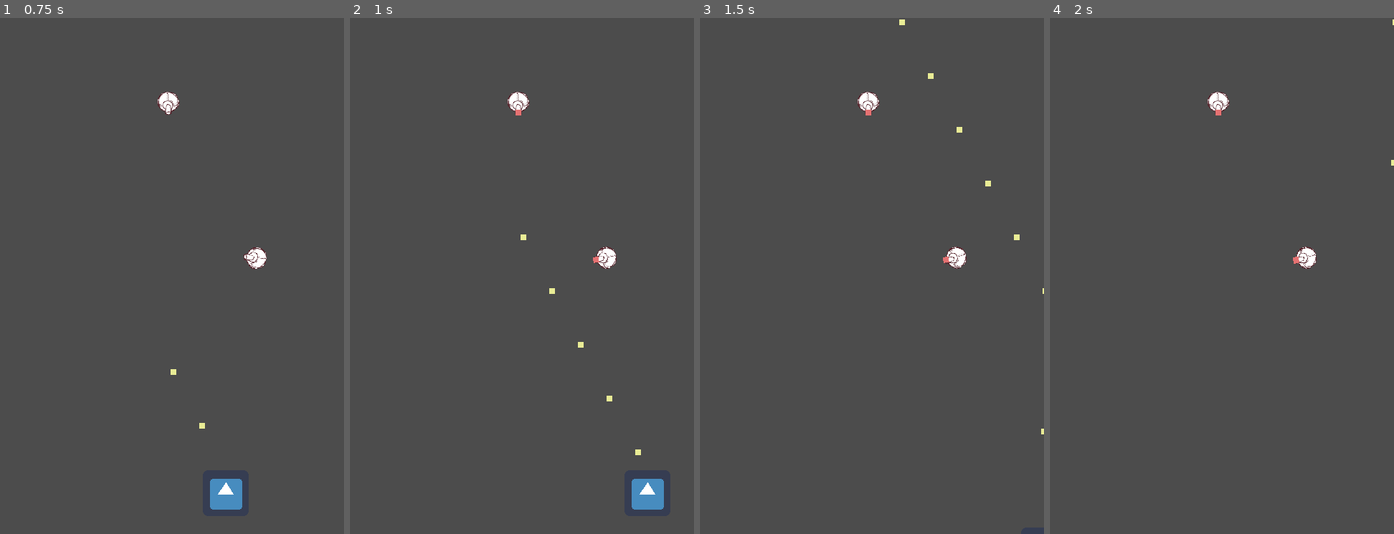
Above: before the commit, frames 1-4 (left to right).
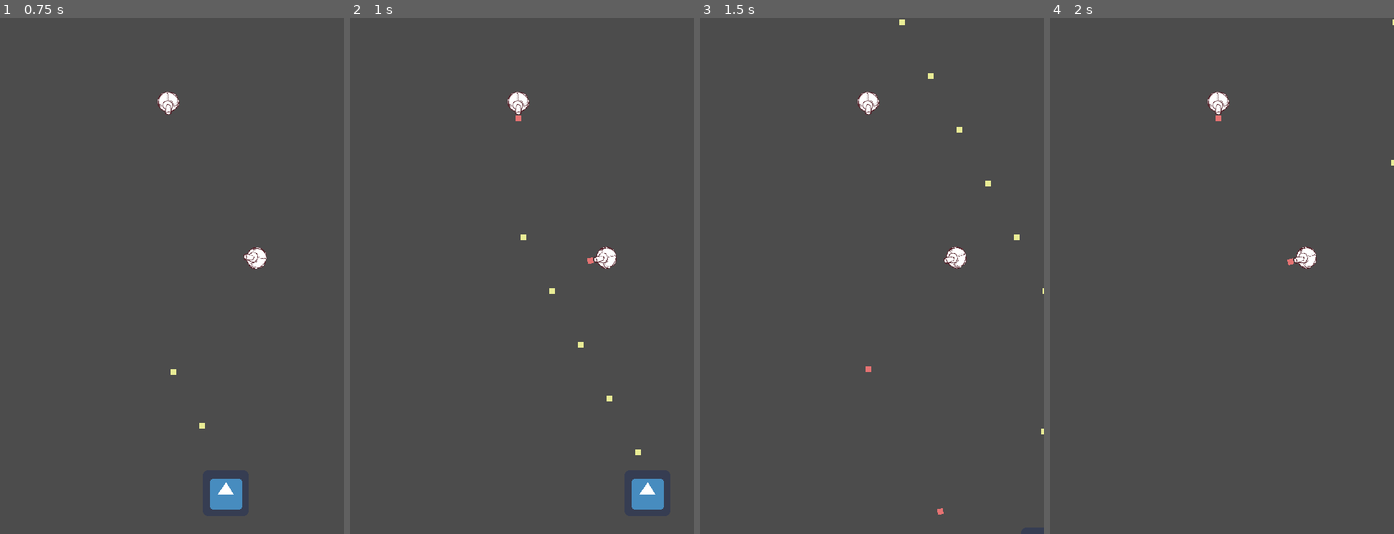
Above: after the commit, the same moments.

Repository: Harrison-Winters/Jet-Pack-Escape
Game: Godot game, scene res://enemy_test.tscn
Two runs of this game, one before a commit and one after it. Both use one fixed random seed, a clock stepped at 60 frames per second and the inputs below. This scene is started directly instead of the project's main scene. The engine's default icon, where the game draws it, is replaced by a stand-in: a white triangle on a blue panel in a dark square.
Inputs:
- Up to frame 1 (0.75 s): tap Enter at 0.5 s; hold Right (ui_right) from 0.53 s (still down); hold Z (shoot) from 0.53 s (still down)
- Up to frame 2 (1 s): keep holding Right (ui_right); keep holding Z (shoot)
- Up to frame 3 (1.5 s): release Right (ui_right) at 1.28 s; release Z (shoot) at 1.28 s; hold Down (ui_down) from 1.28 s (still down); tap Z (shoot) at 1.35 s
- Up to frame 4 (2 s): keep holding Down (ui_down)

Frame 1 is identical in both runs. In frame 2, less than 0.1% of the frame differs, in the area x 48-73%, y 17-48%; in frame 3, less than 0.1%; in frame 4, less than 0.1%.

Commit message:
Enemy Bullet Fix

Diff:
--- a/Jetpack Escape/enemy.tscn
+++ b/Jetpack Escape/enemy.tscn
@@ -29,6 +29,6 @@
 autostart = true
 
 [node name="EnemyShootPosition" type="Position2D" parent="."]
-position = Vector2( 0, 13 )
+position = Vector2( 0, 21 )
 
 [connection signal="timeout" from="ShotTimer" to="." method="_on_ShotTimer_timeout"]
--- a/Jetpack Escape/enemy_aimed.gd
+++ b/Jetpack Escape/enemy_aimed.gd
@@ -12,5 +12,6 @@
 # Called every frame. 'delta' is the elapsed time since the previous frame.
 func _physics_process(delta):
 	get_player_position()
-	look_at(aimPosition)
+	if aimPosition != null:
+		look_at(aimPosition)
 	pass
--- a/Jetpack Escape/enemy_bullet.gd
+++ b/Jetpack Escape/enemy_bullet.gd
@@ -4,14 +4,15 @@
 # Declare member variables here. Examples:
 # Called when the node enters the scene tree for the first time.
 func _ready():
-	angle = global_rotation
+	#angle = global_rotation
+	angle = PI
 	speed = 350.0
 	#pass # Replace with function body.
 
 
 # Called every frame. 'delta' is the elapsed time since the previous frame.
 func _physics_process(delta):
-	var velocity = Vector2.DOWN.rotated(angle) * speed
+	var velocity = Vector2.UP.rotated(angle) * speed
 	#var velocity  = global_transform.x * speed
 	position += velocity * delta
 
